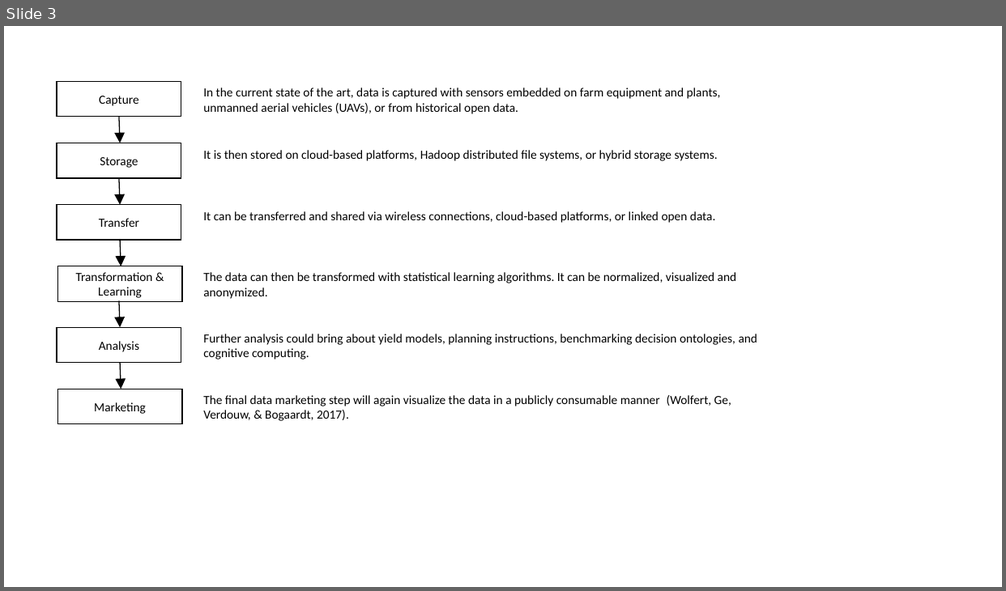
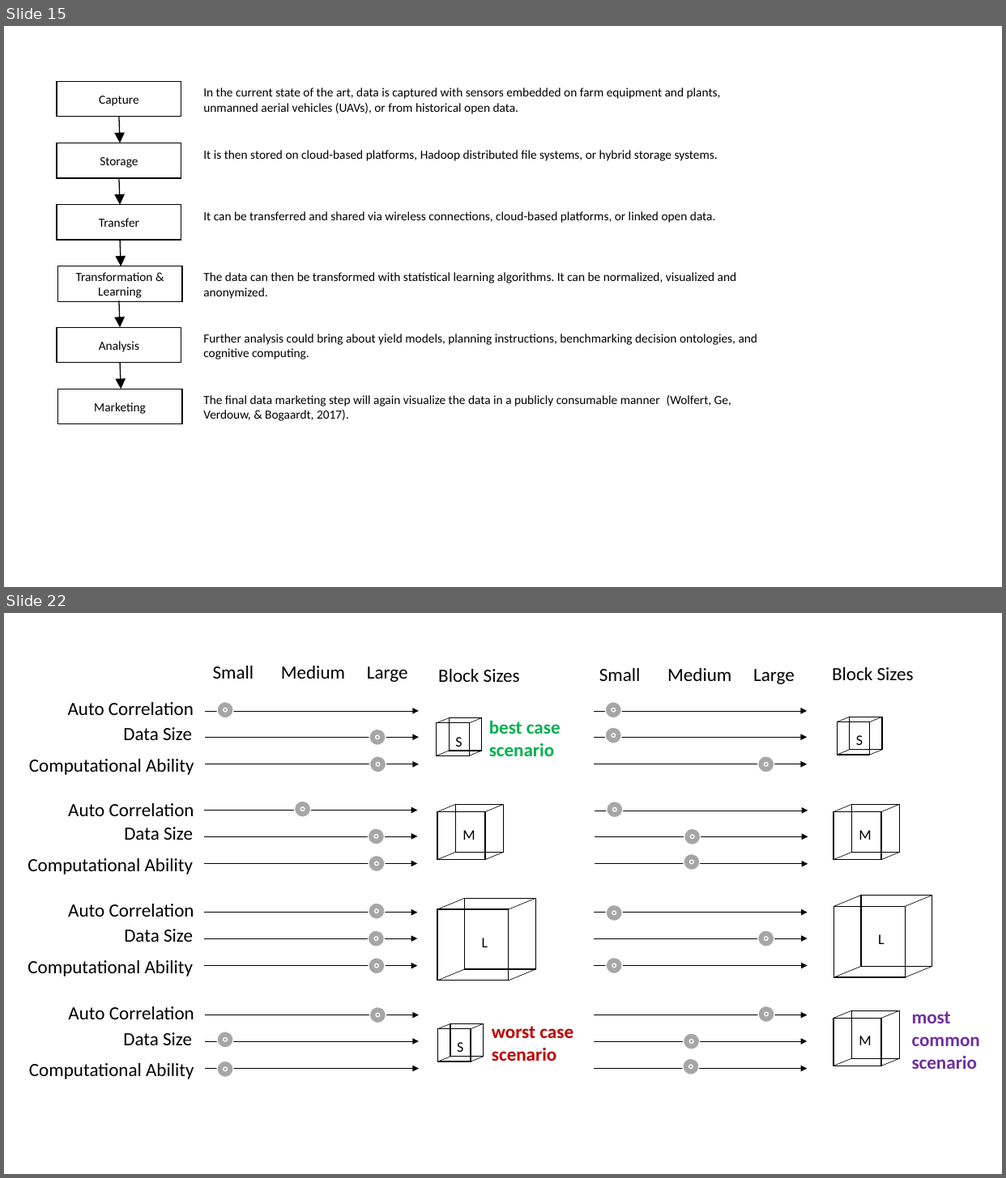
Before and after one commit to elliewhite-usgs/phd-predicting-unguaged-basins, a slide deck: presentation/slides/some graphs.pptx. Shown one above the other, each under a label of ours: slide 3 before the commit, slides 15 and 22 after it; the slides between them are not shown. The pictures are 1006x591 and 1006x1178 pixels, drawn with LibreOffice and Linux fonts; fonts in the diff are those of the drawing. Boxes give left, top, right and bottom in pixels: in the first picture for what was removed or moved away, otherwise in the second. Text is boxed around its words. In the diff, an @@ line names an element or a change of style, - is before the commit and + after.

Commit message:
manual upload
large files tracked with git but cannot be on github

```diff
--- a/presentation/slides/some graphs.pptx
+++ b/presentation/slides/some graphs.pptx
@@ slide 22 added at [4, 613, 1002, 1174], background #FFFFFF @@
@@ group added at [4, 648, 1002, 1096]: 48 ellipses, 32 lines, 31 texts, 24 arrows, 18 rectangles @@
+Small
+Medium
+Large
+Auto Correlation
+Data Size
+Computational Ability
+Auto Correlation
+Data Size
+Computational Ability
+Auto Correlation
+Data Size
+Computational Ability
+best case scenario
+Block Sizes
+M
+L
+S
+M
+L
+S
+Auto Correlation
+Data Size
+Computational Ability
+worst case scenario
+most common scenario
+S
+M
+Small
+Medium
+Large
+Block Sizes
@@ what was slide 3 is now slide 15 @@
```
Also in this commit, not shown: 6 slides changed, 16 other slides added, 4 other files.
